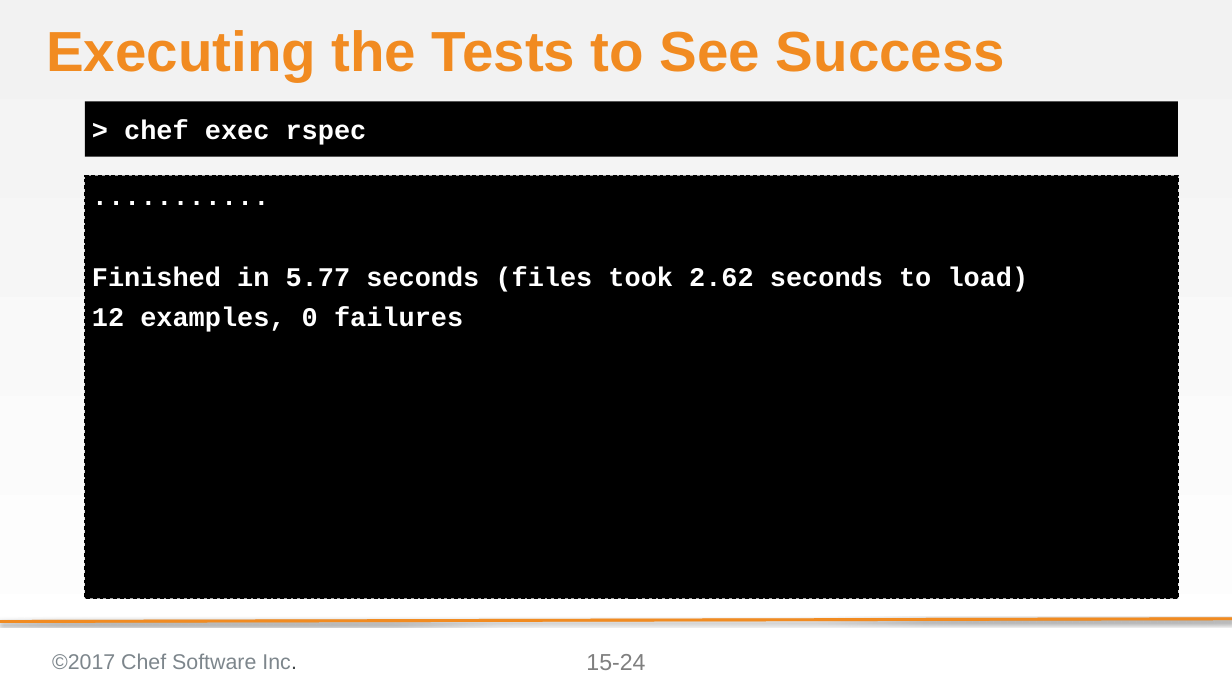
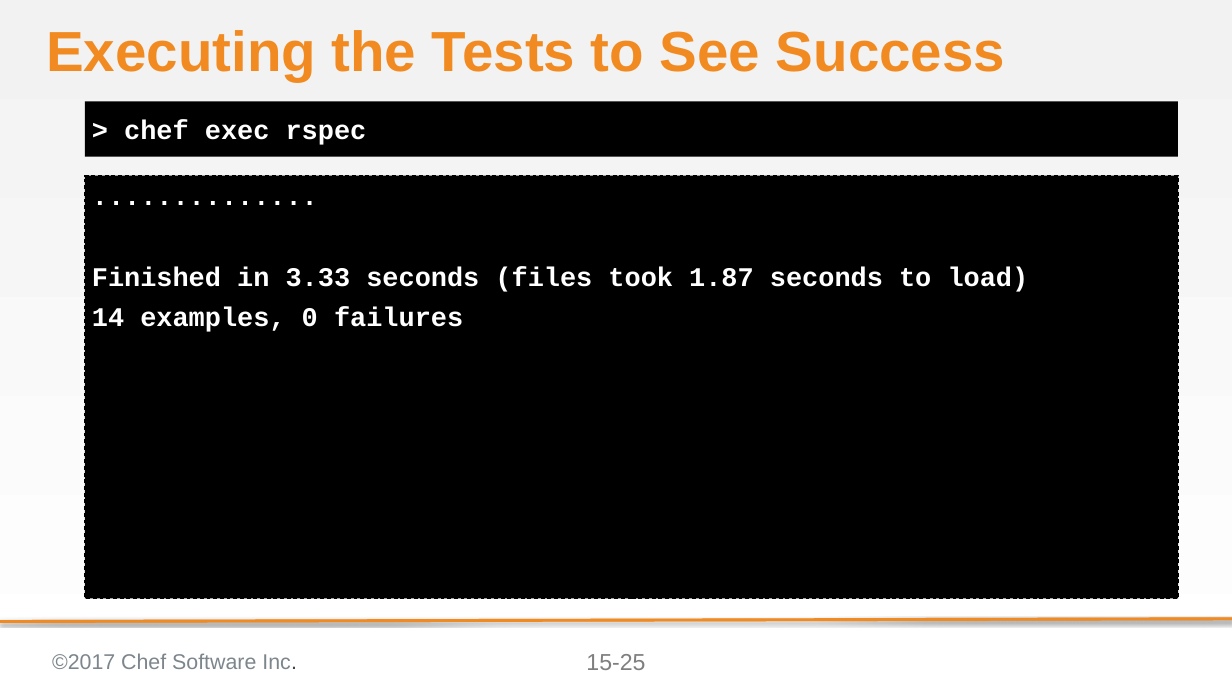
Before and after one commit to ericheiser/chef-intermediate, a slide deck: slide 25 of 15-creating_ohai_plugins.pptx (slide 24 before the commit). Drawn at 1232x693 pixels with LibreOffice and Linux fonts; fonts in the diff are those of the drawing; background and template pictures are left out. Boxes give left, top, right and bottom in pixels: in the first picture for what was removed or moved away, otherwise in the second. Text is boxed around its words. In the diff, an @@ line names an element or a change of style, - is before the commit and + after.

```diff
--- a/15-creating_ohai_plugins.pptx
+++ b/15-creating_ohai_plugins.pptx
@@ text at (x1=92, y1=267, x2=1029, y2=332): text changed @@
-...........
-Finished in 5.77 seconds (files took 2.62 seconds to load)
-12 examples, 0 failures
+..............
+Finished in 3.33 seconds (files took 1.87 seconds to load)
+14 examples, 0 failures
@@ page number at (x1=586, y1=654, x2=645, y2=670): text changed @@
-15-24
+15-25
```
Also in this commit, not shown: 10 other slides changed, 1 slide added.
